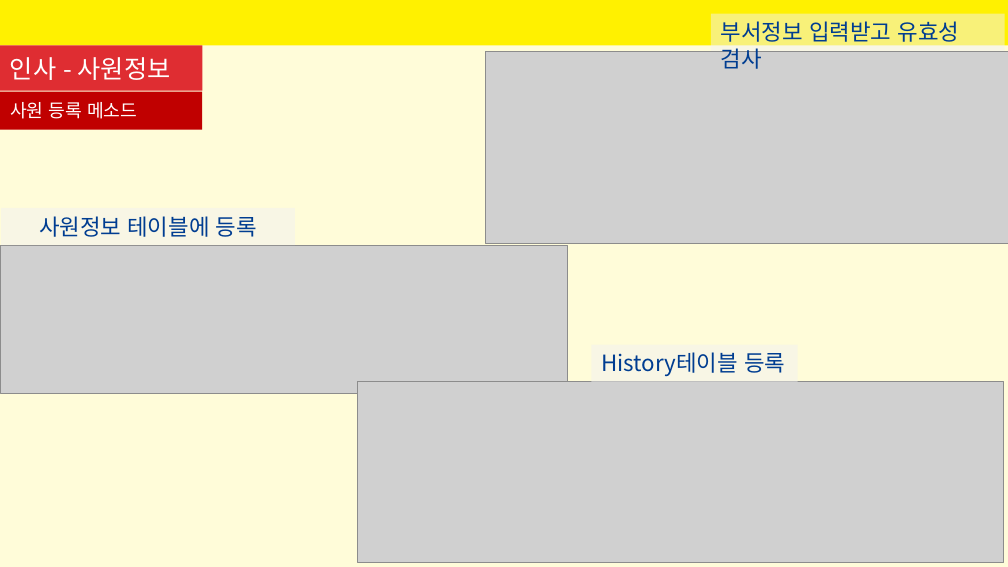
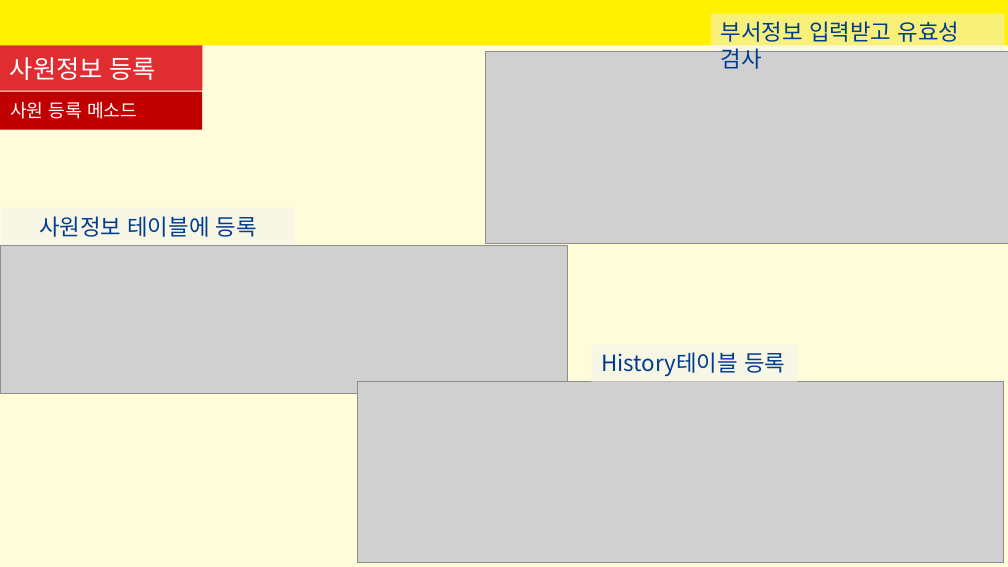
Before and after one commit to SeyoungKim30/HRmanagingApp, a slide deck: slide 22 of 인사프로그램-김세영.pptx (slide 21 before the commit). Drawn at 1008x567 pixels with LibreOffice and Linux fonts; fonts in the diff are those of the drawing; grey boxes stand for pictures. Boxes give left, top, right and bottom in pixels: in the first picture for what was removed or moved away, otherwise in the second. Text is boxed around its words. In the diff, an @@ line names an element or a change of style, - is before the commit and + after.

```diff
--- a/인사프로그램-김세영.pptx
+++ b/인사프로그램-김세영.pptx
@@ title at (x1=10, y1=57, x2=156, y2=80): text changed @@
-인사 - 사원정보
+사원정보 등록
```
Also in this commit, not shown: 14 other slides changed, 4 slides added, 18 other files.
